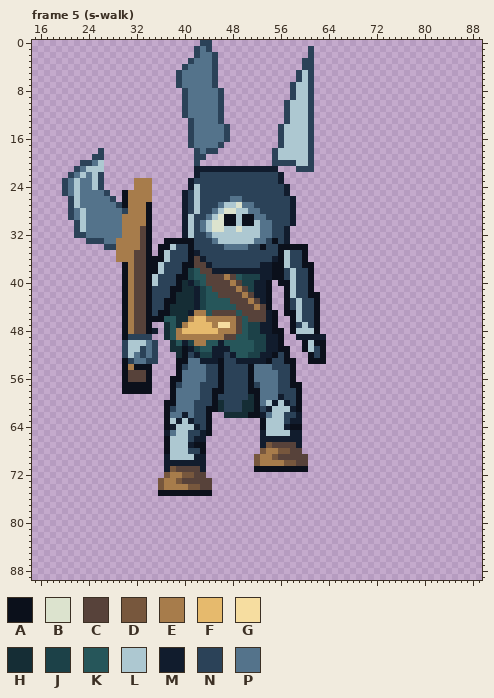
Pixel-art file, stored at art/enemy-frost-4.aseprite. The first picture shows the starting point.
96x96 pixels, 128 frames. Shown: frame 5 (s-walk): x 15..89, y 0..89. The commit also changed other frames, which this record leaves out.
Visible layers, top first: "effects", "ink".
Palette (. is transparent): A #0b101b  B #dce3ce  C #57423a  D #77573d  E #a77c4b  F #e6ba6d  G #f6dda0  H #152d35  J #1c4148  K #26565a  L #adc8d1  M #111c2d  N #2b4258  P #54738b
Pixels before, frame 5 (s-walk) (only the part around the change), first column x 19:
34 ........NNEEEECA.AALNNANNNNNPPPPNNANNAAAAA...............
35 ..........EEECCA.ALNNNAMNNNNNNNNNNNNNALNNA...............
36 ..........EEECCAAALNNNACMNNNNNNNNNNNMALNNA...............
37 ...........AECCAALNNNAACCMNNNNNNNNMMAALNNAA..............
38 ...........AECCAALNNNAJKCCMMMMMMMMMMAANLNNA..............
39 ...........AECCALNNNAAJKKCCCECKJJJMMAANLNNA..............
40 ...........AECCALNNNAHMJKCCCCECJJMMA.AALNNA..............
41 ...........AECCANNNAAHHMJKCCCCECJMMA..ALNNA..............
42 ...........AECCANNNAHHHMJKKCCCCECMMA..ALNNAA.............
43 ...........AECCANNAAHHHMJKKKKCCCECMA..ANLNNA.............
44 ...........AECCANNAHHHHMJKKKKKCCCECA..ANLNNA.............
45 ...........AECCANAAHHHMEEKCCCCKCCCCMA.AALNNA.............
46 ...........AECCAAAKKHHEFFEEEEECKCCCMA..ALNNA.............
47 ...........AECCA..HKHEFFFFEGGECKJJMMA..ANLNA.............
48 ...........AECCAM.HKEFFFFFFEEECKJJMMAA.ALLLA.............
49 ...........ANNNN..HKEEEEEEEECCKKJJJMMA..MMMMM............
50 ...........NLLLPN..HKMJEEKKMKKKKKJJMMA...ALAA............
51 ...........NLLNPN..HHAMJKKMMMKKKKJJMMAA..ALNA............
52 ...........NLPNPN...HANMJJMMNMKKJJMMANA...ANA............
53 ...........ANPPNN...AAPPMMMANNMMMMMANNAA..AAA............
54 ...........AEAAA....ANPPPNNANNNNAPPPNNNA.................
55 ...........ACCCA....APPPPNNANNNNAPPPPNNA.................
56 ...........ACCCA...AAPPPPNNANNNNAPPPPNNA.................
57 ...........AAAAA...ANPPPNNNANNNNANPPPNNAA................
58 ...........AAAAA...APPPPNNAANNNNAAPPPNNNA................
59 ...................APPPPNNANNNNNHAPPPMNNA................
60 ..................AAPPPNNNAHNNNHHAPLMLMNA................
61 ..................ANPPPNNAAHNNNHHANMLLLMA................
62 ..................APPMPNNA..HHHHAAMPLLNNM................
63 ..................ALMLMNNA........ALLLNMM................
64 ..................AMLLLMNA........ALLLMAA................
65 ..................MPLLNNMA........MLLLLMM................
66 ..................ALLLNMM.........MMMMMMM................
67 ..................ALLLMAA.........MDCCCCM................
68 ..................ALLLNNA.........DEEDDCC................
69 ..................MLLLLMM........DEEDCCCCC...............
70 ..................MMMMMMM........DEEEEDDCC...............
71 ..................MDCCCCM........AAAAAAAAA...............
72 ..................DEEDDCC................................
73 .................DEEDCCCCC...............................
74 .................DEEEEDDCC...............................
75 .................AAAAAAAAA...............................
76 .........................................................
77 .........................................................
78 .........................................................
79 .........................................................
80 .........................................................
81 .........................................................
82 .........................................................
83 .........................................................
84 .........................................................
New version:
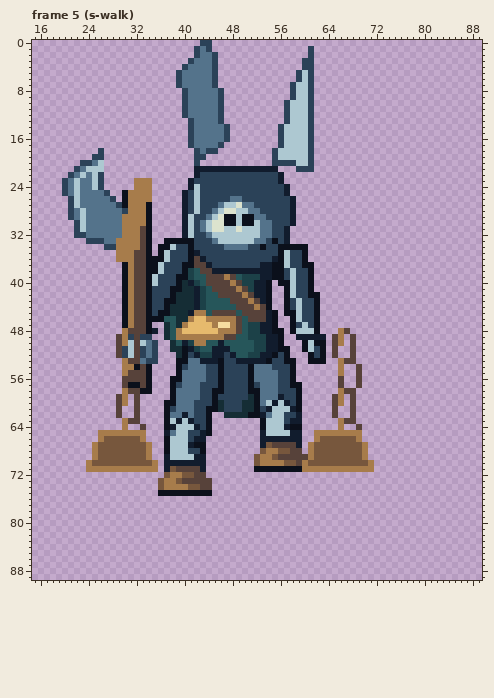
Changes in this commit:
Frame 5 (s-walk), layer "ink":
Colour C now appears in row 48 at x 67; in rows 49 to 52 at x 29, 65 and 68; in row 53 at x 67 to 68; in rows 54 to 55 at x 69; in rows 56 to 57 at x 66 and 69; in row 58 at x 67 to 68.
Colour C now appears in rows 59 to 62 at x 29, 32, 65 and 68; in row 63 at x 31 to 32 and 67 to 68; in row 64 at x 33 and 69.
The author changed colour A to colour C in row 54 at x 33; in row 56 at x 30; in row 57 at x 30 and 33; in row 58 at x 31 to 32.
The author changed colour E to colour C in row 48 at x 31.
The author changed colour L to colour C in rows 50 to 51 at x 32.
The author changed colour N to colour C in row 49 at x 32; in row 53 at x 31.
The author changed colour P to colour C in rows 52 to 53 at x 32.
Colour D now appears in row 66 at x 27 to 32 and 63 to 68; in rows 67 to 69 at x 26 to 33 and 62 to 69; in row 70 at x 25 to 34 and 61 to 70.
Colour E now appears in rows 48 to 50 at x 66; in rows 53 to 55 at x 66; in row 58 at x 66; in rows 59 to 60 at x 30 and 66; in rows 63 to 64 at x 30 and 66; in row 65 at x 26 to 33 and 62 to 69.
Colour E now appears in row 66 at x 26, 33, 62 and 69; in rows 67 to 69 at x 25, 34, 61 and 70; in row 70 at x 24, 35 and 71; in row 71 at x 24 to 35 and 61 to 71.
The author changed colour A to colour E in rows 48 to 49 at x 30; in rows 53 to 55 at x 30; in row 58 at x 30; in row 71 at x 60.
The author changed colour C to colour E in row 70 at x 60.
The author changed colour N to colour E in row 50 at x 30.
